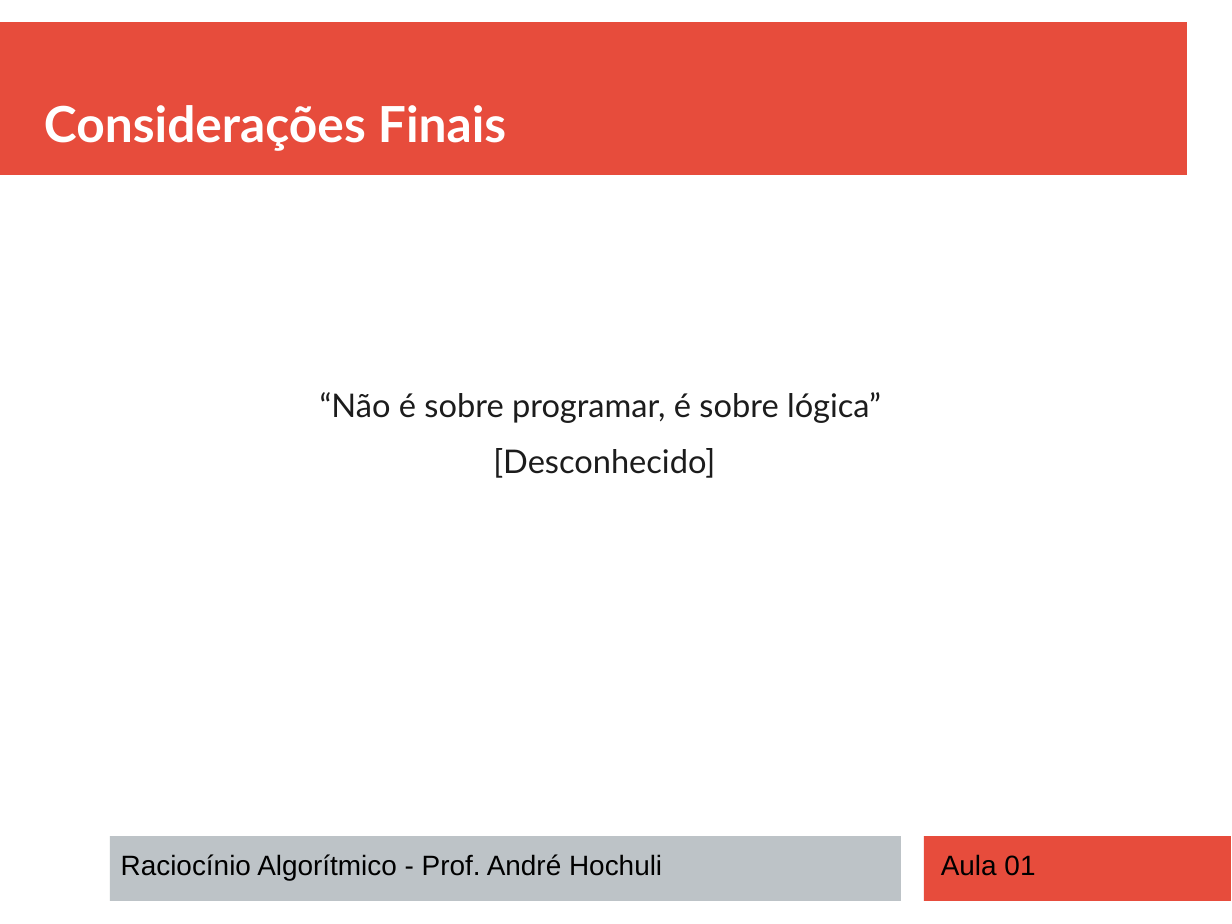
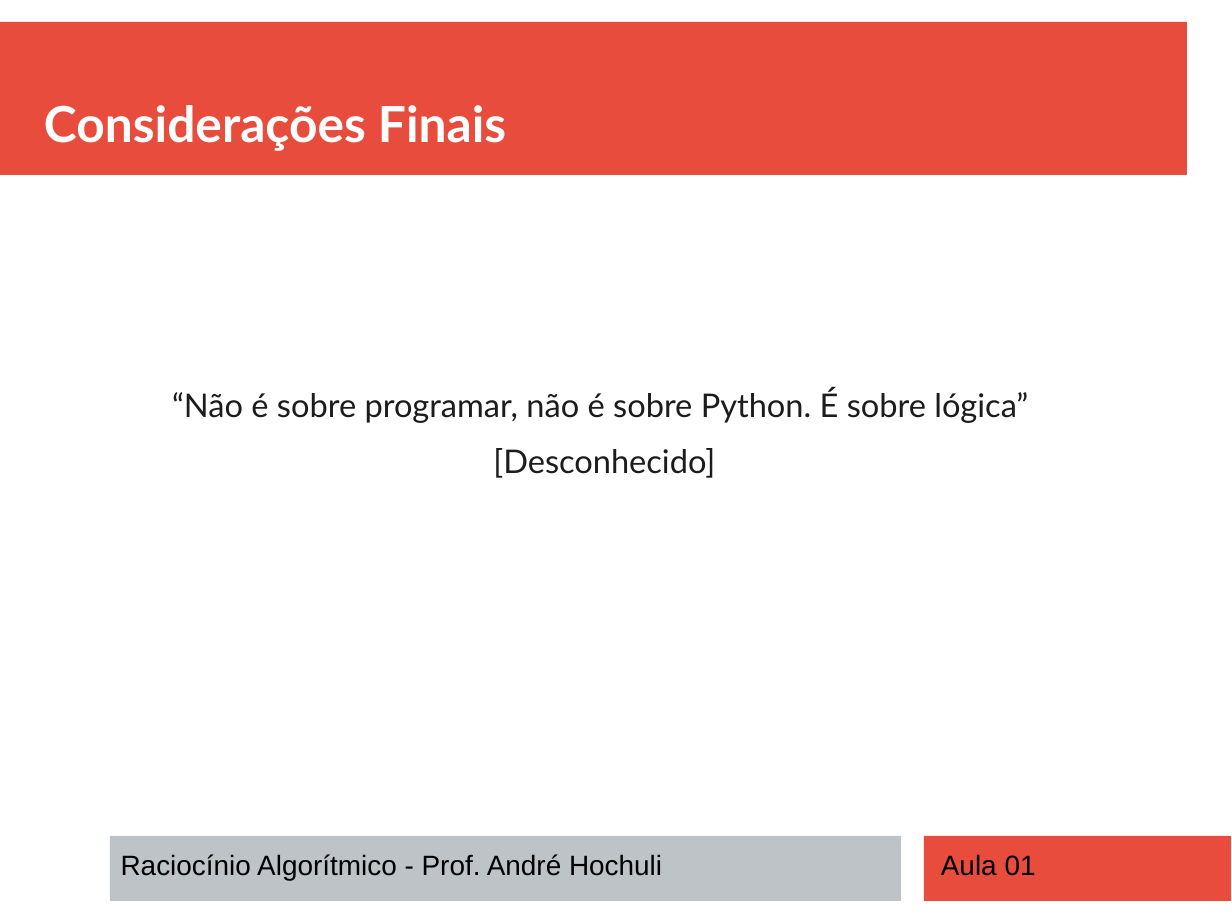
Before and after one commit to andrehochuli/teaching, a slide deck: slide 26 of RaciocinioAlgoritmico/Aula 01 - Introdução/Aula 01 - Introdução.pptx (slide 25 before the commit). Drawn at 1232x924 pixels with LibreOffice and Linux fonts; fonts in the diff are those of the drawing. Boxes give left, top, right and bottom in pixels: in the first picture for what was removed or moved away, otherwise in the second. Text is boxed around its words. In the diff, an @@ line names an element or a change of style, - is before the commit and + after.

```diff
--- a/RaciocinioAlgoritmico/Aula 01 - Introdução/Aula 01 - Introdução.pptx
+++ b/RaciocinioAlgoritmico/Aula 01 - Introdução/Aula 01 - Introdução.pptx
@@ text at box(172, 388, 1028, 423): text changed @@
-“Não é sobre programar, é sobre lógica”
+“Não é sobre programar, não é sobre Python. É sobre lógica”
```
Also in this commit, not shown: 5 other slides changed, 1 slide added, 25 other files.
